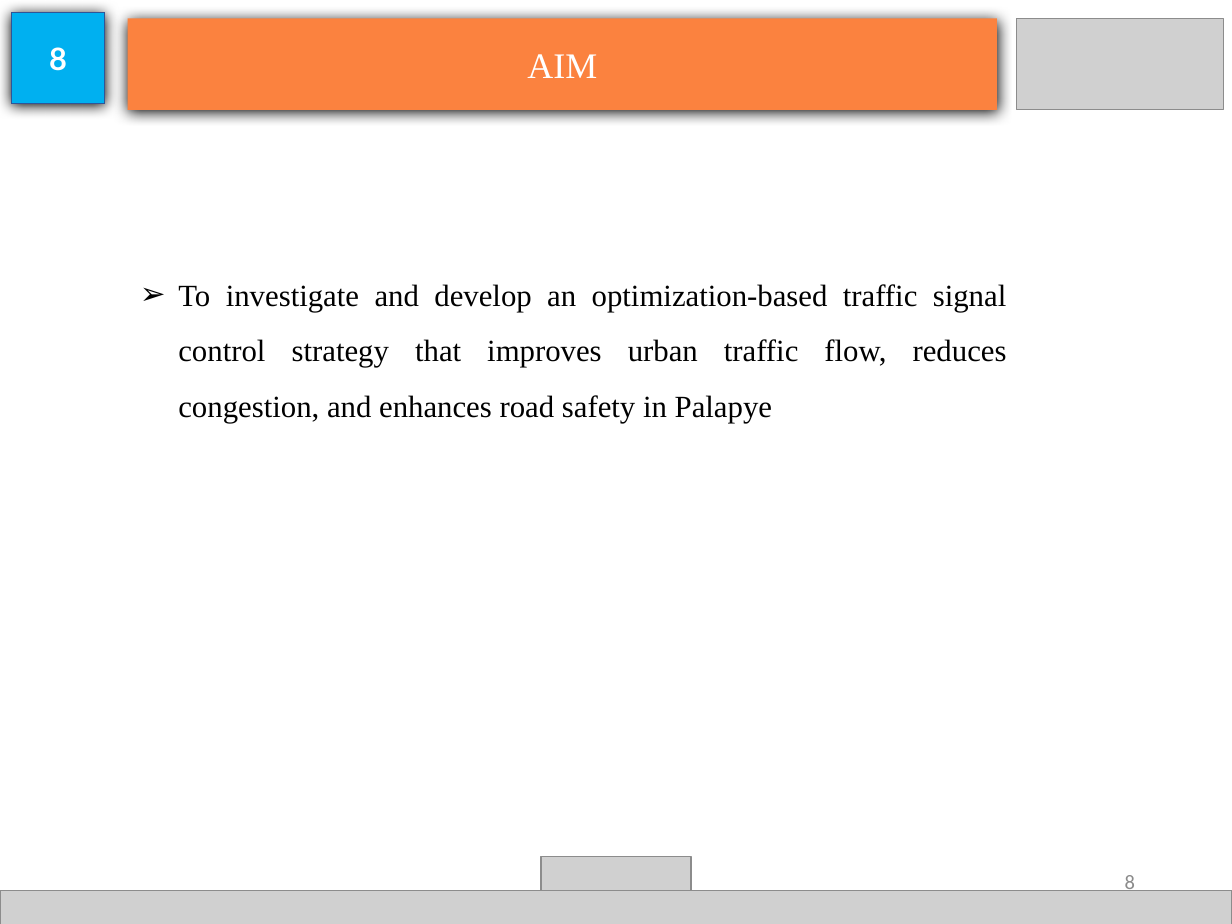
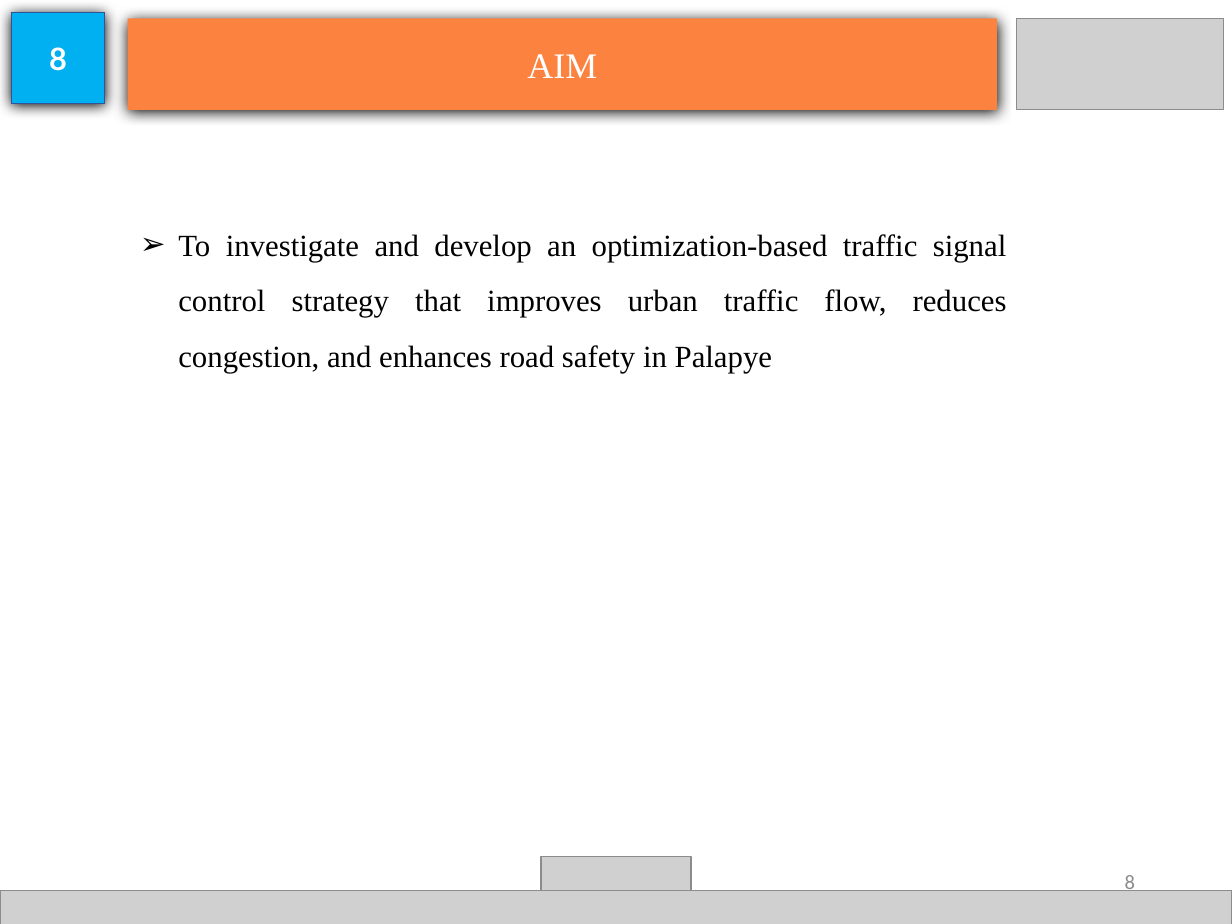
Before and after one commit to geranimoekia/Multi-Agent-Deep-Reinforcement-Learning-for-Adaptive-Traffic-Signal-Control-Palapye-A1-Corridor, a slide deck: slide 8 of docs/presentations/TSOTLHE SEIPHEPI FYP.pptx. Drawn at 1232x924 pixels with LibreOffice and Linux fonts; fonts in the diff are those of the drawing; grey boxes stand for pictures. Boxes give left, top, right and bottom in pixels: in the first picture for what was removed or moved away, otherwise in the second. Text is boxed around its words. In the diff, an @@ line names an element or a change of style, - is before the commit and + after.

```diff
--- a/docs/presentations/TSOTLHE SEIPHEPI FYP.pptx
+++ b/docs/presentations/TSOTLHE SEIPHEPI FYP.pptx
@@ text "To investigate and develop an ...": place and size @@
-text "To investigate and develop an ..." at (178,284,1007,423)
+text "To investigate and develop an ..." at (178,234,1007,373)
```
Also in this commit, not shown: 7 other slides changed, 17 slides added, 6 slides removed, 2 other files.
